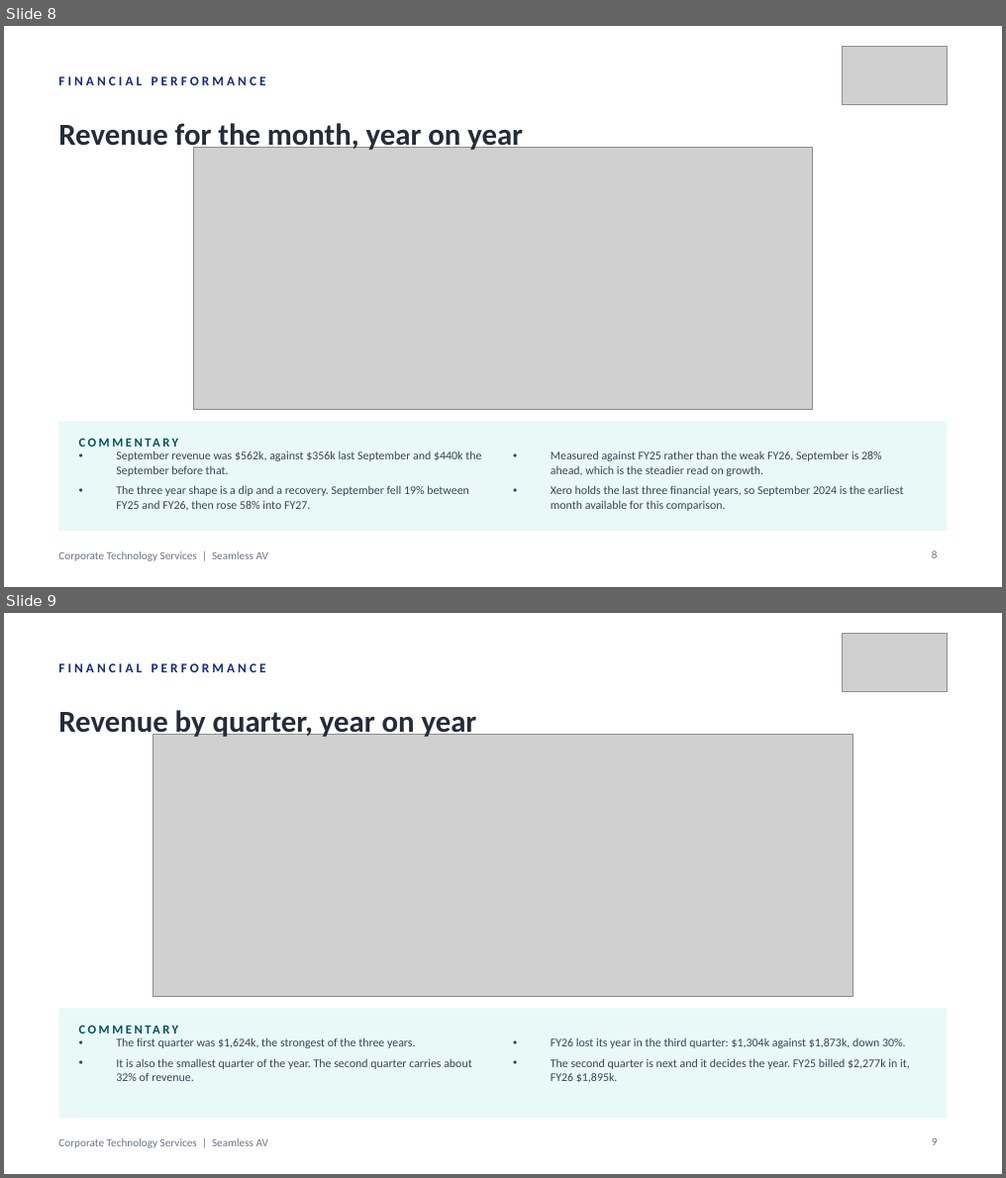
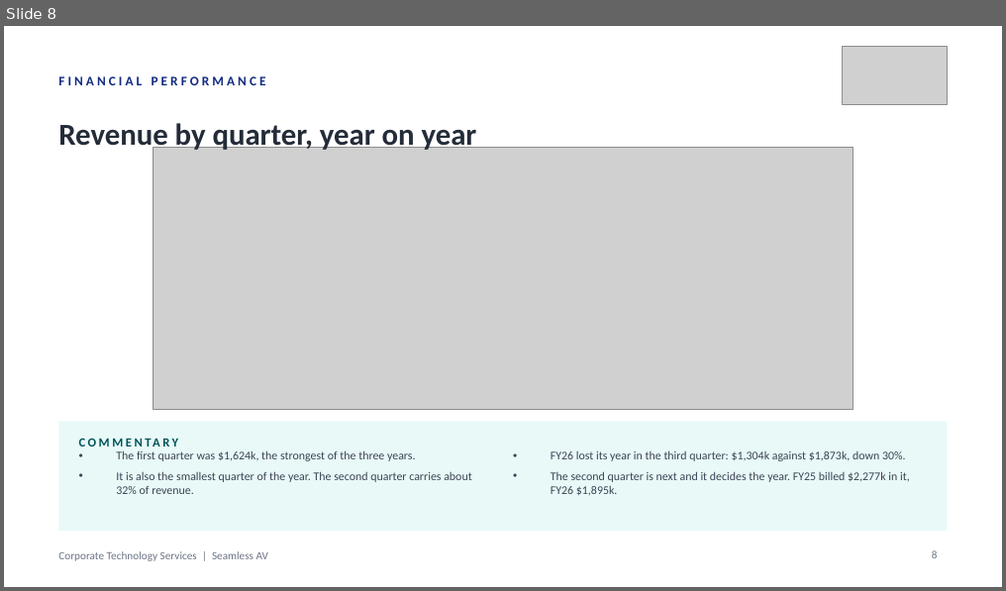
Before and after one commit to WesleyNelson-O33/Claude, a slide deck: deck/CTS Monthly Business Review - 30092026.pptx. Shown one above the other, each under a label of ours: slides 8 and 9 before the commit, slide 8 after it. The pictures are 1006x1178 and 1006x591 pixels, drawn with LibreOffice and Linux fonts; fonts in the diff are those of the drawing; grey boxes stand for pictures. Boxes give left, top, right and bottom in pixels: in the first picture for what was removed or moved away, otherwise in the second. Text is boxed around its words. In the diff, an @@ line names an element or a change of style, - is before the commit and + after.

```diff
--- a/deck/CTS Monthly Business Review - 30092026.pptx
+++ b/deck/CTS Monthly Business Review - 30092026.pptx
@@ slide 8 removed at box(4, 26, 1002, 587), background #FFFFFF; not listed: 1 template element that a slide beside it also shows @@
@@ picture removed at box(843, 46, 947, 105) @@
@@ text removed at box(58, 76, 266, 85) @@
-FINANCIAL PERFORMANCE
@@ text removed at box(58, 123, 523, 153) @@
-Revenue for the month, year on year
@@ picture removed at box(194, 148, 813, 409) @@
@@ rectangle removed at box(58, 421, 947, 531) @@
@@ text removed at box(79, 429, 378, 454) @@
-COMMENTARY
@@ text removed at box(116, 451, 481, 510) @@
-• September revenue was $562k, against $356k last September and $440k the September before that.
-• The three year shape is a dip and a recovery. September fell 19% between FY25 and FY26, then rose 58% into FY27.
@@ text removed at box(550, 451, 904, 511) @@
-• Measured against FY25 rather than the weak FY26, September is 28% ahead, which is the steadier read on growth.
-• Xero holds the last three financial years, so September 2024 is the earliest month available for this comparison.
@@ page number removed at box(932, 551, 938, 559) @@
-8
@@ what was slide 9 is now slide 8 @@
@@ page number at box(932, 551, 938, 559): text changed @@
-9
+8
```
Also in this commit, not shown: 1 slide changed, 16 other files.
